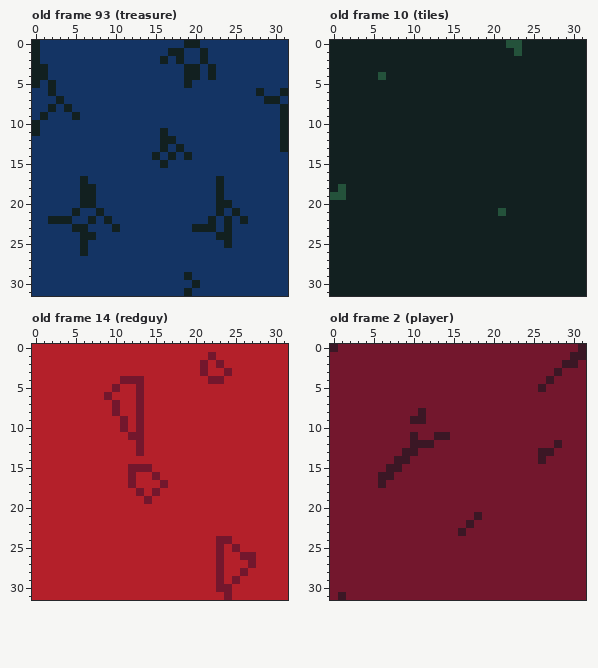
Pixel-art file: ASSETs/graphics/patterns.aseprite. Above, as it was before the edit.
32x32 pixels, 146 frames. Shown: old frame 93 (treasure), old frame 10 (tiles), old frame 14 (redguy), old frame 2 (player). The commit also changed other frames, which this record leaves out.
Once edited:
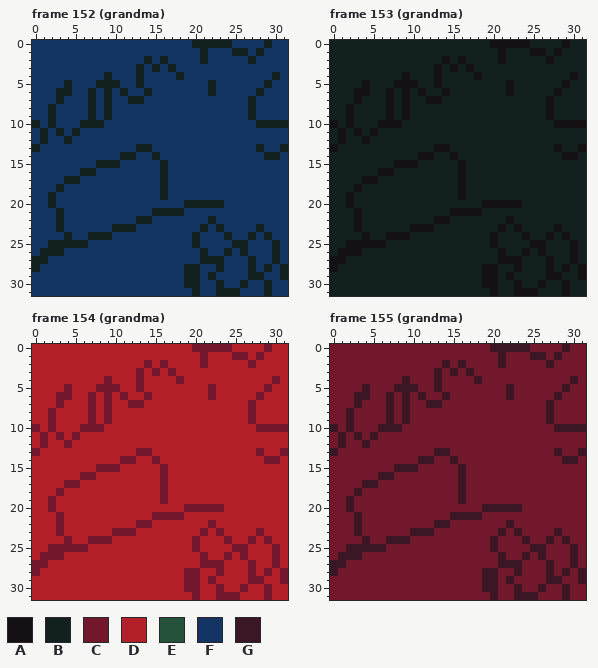
Palette (. is transparent): A #141013  B #122020  C #73172d  D #b4202a  E #24523b  F #143464  G #3b1725
A new or re-ordered frame is compared with the old frame closest to it.
From old to new:
frames 146 -> 157
Changed rows in their new state; - is an unchanged pixel.
Frame 152 (grandma) is new; against old frame 93 (treasure):
first column x 0:
 0 F------------------F-BBBB----B--
 1 F----------------FF------BB-B---
 2 F-------------B---F--------B----
 3 FF-----------B-B-B-FF-F---------
 4 FF-------B---B----BFF-F-------B-
 5 F-F-B---BBB--B-----F--B------B--
 6 --FBB--B-B-B--B-------B--------F
 7 -------B-B--BB-------------B-FF-
 8 ----F--B-B-----------------B---F
 9 -FB--F-B-B-----------------B---F
10 --B---BBB-------------------BBB-
11 FB-B-B----------F--------------F
12 -B--B-----------FF-------------F
13 B------------BB-F-F---------B---
14 -----------BB----F-F---------BB-
15 --------BBB---------------------
16 ------BB--------B---------------
17 ----BBF---------B------F--------
18 ---B--FF--------B------F--------
19 --B---FF--------B------F--------
20 --B---FF-----------BBBB-F-------
21 ---B-F--F------BBBB----F-F------
22 --F-F--F-F---BB---------F-F-----
23 ---B-FF----BB-------F-FBF---B---
24 ----B-F-BB----------B--F---B-B--
25 --BBBB--------------B---FBB---B-
26 -BBB--F--------------B--B-B---B-
27 BB-------------------BBB---B--B-
28 B------------------BB--B---B-B-B
29 --------------------B-B----BB--B
30 -------------------B---B--B--B--
31 -------------------FB--BBB---B--
Frame 153 (grandma) is new; against old frame 10 (tiles):
first column x 0:
 0 --------------------AAAAA----A--
 1 ---------------------A-B-AA-A---
 2 --------------A-A----A-----A----
 3 -------------A-A-A--------------
 4 ------B--A---A----A-----------A-
 5 ----A---AAA--A--------A------A--
 6 ---AA--A-A-A--A-------A-----A---
 7 ---A---A-A--AA-------------A----
 8 --A----A-A-----------------A----
 9 --A----A-A-----------------A----
10 A-A---AAA-------------------AAAA
11 -A-A-A--------------------------
12 -A--A---------------------------
13 A------------AA-------------A--A
14 -----------AA--A-------------AA-
15 --------AAA-----A---------------
16 ------AA--------A---------------
17 ----AA----------A---------------
18 -B-A------------A---------------
19 BBA-------------A---------------
20 --A----------------AAAAA--------
21 ---A-----------AAAA--B----------
22 ---A---------AA-------A---------
23 ---A------AAA--------A-A----A---
24 ----A--AAA----------A---A--A-A--
25 --AAAAA-------------A----AA---A-
26 -AAA-----------------A--A-A---A-
27 AA-------------------AAA---A--A-
28 A------------------AA--A---A-A-A
29 -------------------AA-A----AA--A
30 -------------------AA--A--A--A--
31 --------------------A--AAA---A--
Frame 154 (grandma) is new; against old frame 14 (redguy):
first column x 0:
 0 --------------------CCCCC----C--
 1 ---------------------CD--CC-C---
 2 --------------C-C------D---C----
 3 -------------C-C-C---D--D-------
 4 ---------C-DD-----C---DD------C-
 5 ----C---CC------------C------C--
 6 ---CC--C---C-DC-------C-----C---
 7 ---C---C-CD-C--------------C----
 8 --C----C-CD--D-------------C----
 9 --C----C-C-D-D-------------C----
10 C-C---CCC--D-D--------------CCCC
11 -C-C-C------DD------------------
12 -C--C--------D------------------
13 C-------------C-------------C--C
14 -----------CC--C-------------CC-
15 --------CCC-DDD-C---------------
16 ------CC----D--DC---------------
17 ----CC------D-------------------
18 ---C---------D-DC---------------
19 --C-----------D-C---------------
20 --C----------------CCCCC--------
21 ---C-----------CCCC-------------
22 ---C---------CC-------C---------
23 ---C------CCC--------C-C----C---
24 ----C--CCC----------C--D---C-C--
25 --CCCCC-------------C--D--C---C-
26 -CCC-----------------C-DC--D--C-
27 CC-------------------CC-------C-
28 C------------------CC-----DC-C-C
29 -------------------CC-CD-D-CC--C
30 -------------------CC---D-C--C--
31 --------------------C--C-C---C--
Frame 155 (grandma) is new; against old frame 2 (player):
first column x 0:
 0 C-------------------GGGGG----G-C
 1 ---------------------G---GG-G-CC
 2 --------------G-G----G-----G-CC-
 3 -------------G-G-G----------C---
 4 ---------G---G----G--------C--G-
 5 ----G---GGG--G--------G---C--G--
 6 ---GG--G-G-G--G-------G-----G---
 7 ---G---G-G--GG-------------G----
 8 --G----G-G-C---------------G----
 9 --G----G-GCC---------------G----
10 G-G---GGG-------------------GGGG
11 -G-G-G----C--CC-----------------
12 -G--G-----CCC---------------C---
13 G--------CC--GG-----------CCG--G
14 --------CC-GG--G----------C--GG-
15 -------C-GG-----G---------------
16 ----------------G---------------
17 ----GGC---------G---------------
18 ---G------------G---------------
19 --G-------------G---------------
20 --G----------------GGGGG--------
21 ---G-----------GGG--------------
22 ---G---------GG--C----G---------
23 ---G------GGG---C----G-G----G---
24 ----G--GGG----------G---G--G-G--
25 --GGGGG-------------G----GG---G-
26 -GGG-----------------G--G-G---G-
27 GG-------------------GGG---G--G-
28 G------------------GG--G---G-G-G
29 -------------------GG-G----GG--G
30 -------------------GG--G--G--G--
31 -C------------------G--GGG---G--
Changed places in both pictures, as pixel boxes (x1, y1, x2, y2):
changed: (32, 40, 288, 296)
changed: (330, 40, 586, 296)
changed: (32, 344, 288, 600)
changed: (330, 344, 586, 600)
